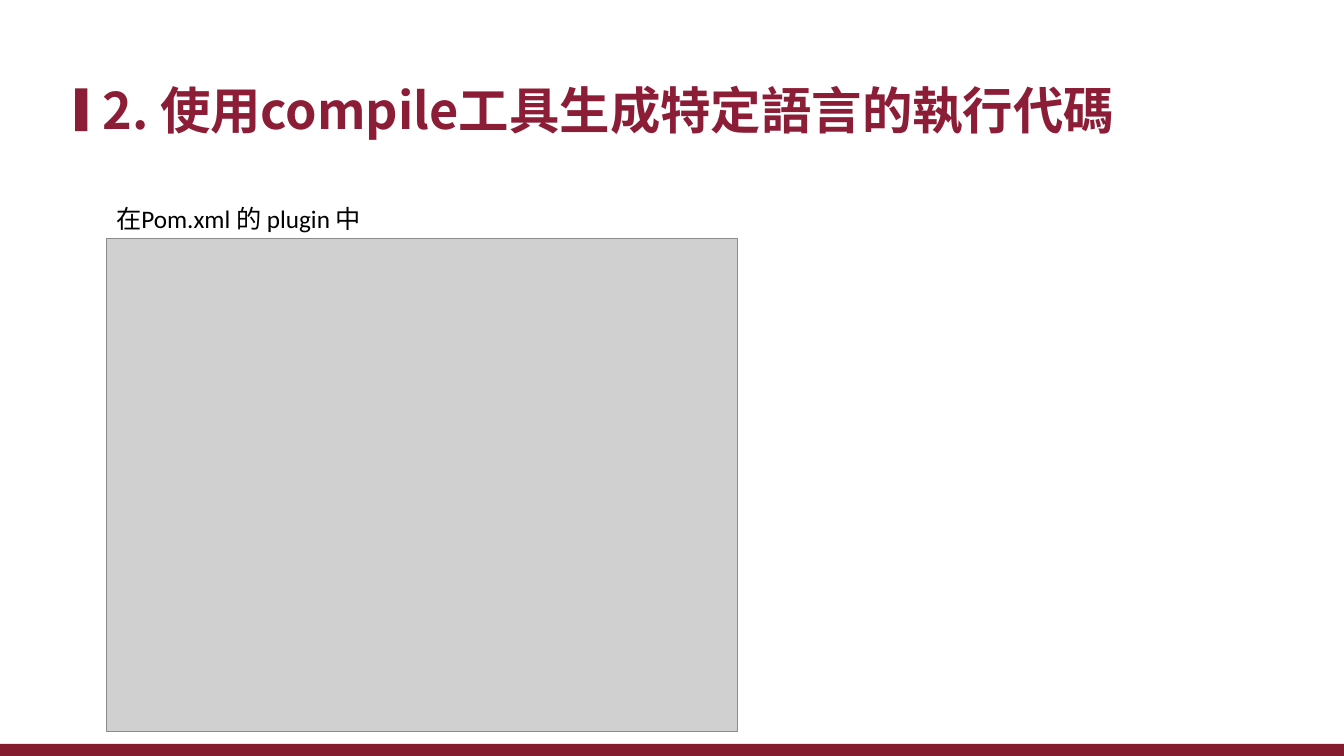
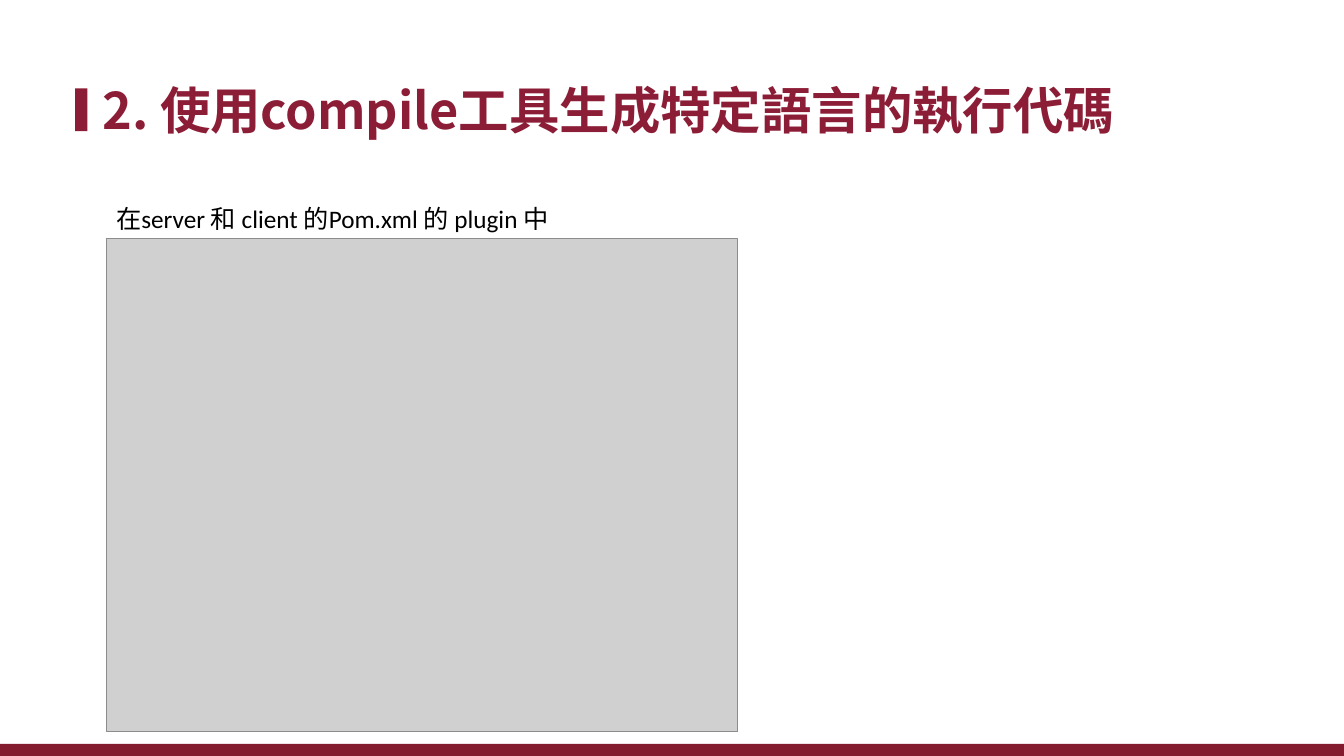
Before and after one commit to xiauchen/5__gRPC, a slide deck: slide 18 of 空白PPT.pptx. Drawn at 1344x756 pixels with LibreOffice and Linux fonts; fonts in the diff are those of the drawing; grey boxes stand for pictures; background and template pictures are left out. Boxes give left, top, right and bottom in pixels: in the first picture for what was removed or moved away, otherwise in the second. Text is boxed around its words. In the diff, an @@ line names an element or a change of style, - is before the commit and + after.

```diff
--- a/空白PPT.pptx
+++ b/空白PPT.pptx
@@ text at (116, 206, 548, 233): text changed @@
-在Pom.xml 的 plugin 中
+在server 和 client 的Pom.xml 的 plugin 中
```
Also in this commit, not shown: 11 other slides changed, 8 slides added, 4 slides removed.
